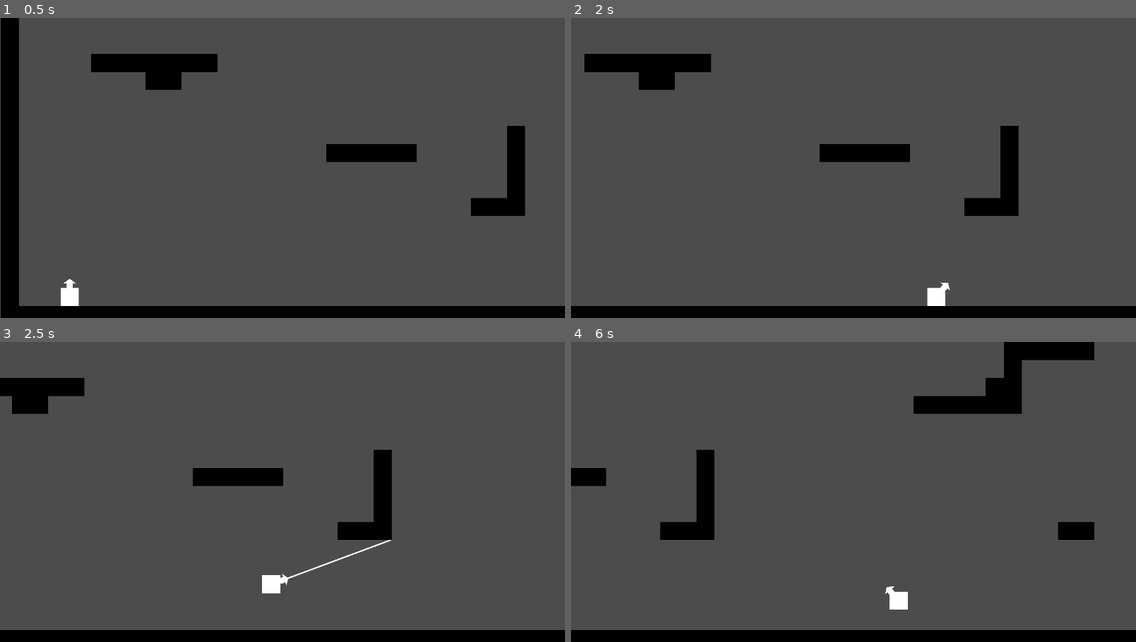
Above: before the commit, frames 1-4 (two rows, left to right).
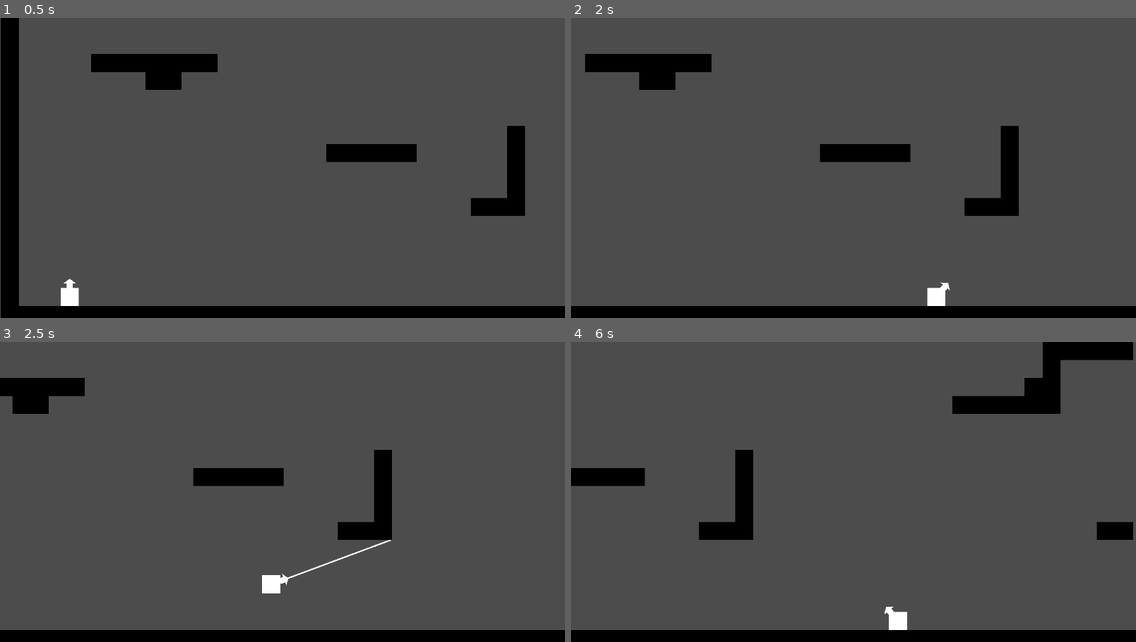
Above: after the commit, the same moments.

Repository: cjsweeten101/dws
Game: Godot game, scene res://Levels/TestingLevel.tscn
Two runs of this game, one before a commit and one after it. Both use one fixed random seed, a clock stepped at 60 frames per second and the inputs below.
Inputs:
- Up to frame 1 (0.5 s): no input
- Up to frame 2 (2 s): tap Enter (action) at 0.5, 1.35 s; hold Enter (action) 0.53-1.28 s; hold D (right) from 0.53 s (still down)
- Up to frame 3 (2.5 s): release D (right) at 2.03 s; hold A (left) from 2.03 s (still down); hold Enter (action) from 2.03 s (still down)
- Up to frame 4 (6 s): release A (left) at 2.78 s; release Enter (action) at 2.78 s; hold D (right) 2.78-4.28 s; tap Enter (action) at 2.85, 4.35, 5.85 s; hold Enter (action) 3.53-4.28 s; hold A (left) 4.28-5.03 s; hold D (right) 5.03-5.78 s; hold Enter (action) 5.03-5.78 s; hold A (left) from 5.78 s (still down)

Frame 1 is identical in both runs. In frame 2, less than 0.1% of the frame differs, in the area x 2-77%, y 11-61%; in frame 3, less than 0.1%; in frame 4, 6.8%, in the area x 6-100%, y 0-97%.

Commit message:
switch to action just pressed for grapple

Diff:
--- a/Levels/TestingLevel.tscn
+++ b/Levels/TestingLevel.tscn
@@ -4,7 +4,7 @@
 [ext_resource path="res://Tilesets/black_walls.tres" type="TileSet" id=2]
 [ext_resource path="res://Player/Player.tscn" type="PackedScene" id=3]
 
-[node name="TestingLevel" type="Node2D" index="0"]
+[node name="TestingLevel" type="Node2D"]
 
 script = ExtResource( 1 )
 
--- a/Player/Player.gd
+++ b/Player/Player.gd
@@ -38,7 +38,7 @@
 	else:
 		friction = true
 
-	if Input.is_action_pressed("action") and !grappled and grapple_cooled_down:
+	if Input.is_action_just_pressed("action") and !grappled and grapple_cooled_down:
 		#If grapple collides with _anything_ grapple that shit
 		if $GrappleCast.is_colliding():
 			set_grappled(true)
--- a/Player/Player.tscn
+++ b/Player/Player.tscn
@@ -10,7 +10,7 @@
 custom_solver_bias = 0.0
 extents = Vector2( 24, 24 )
 
-[node name="Player" type="KinematicBody2D"]
+[node name="Player" type="KinematicBody2D" index="0"]
 
 input_pickable = false
 collision_layer = 1
@@ -60,7 +60,7 @@
 [node name="GrappleCoolDown" type="Timer" parent="." index="4"]
 
 process_mode = 1
-wait_time = 0.5
+wait_time = 0.3
 one_shot = false
 autostart = false
 
